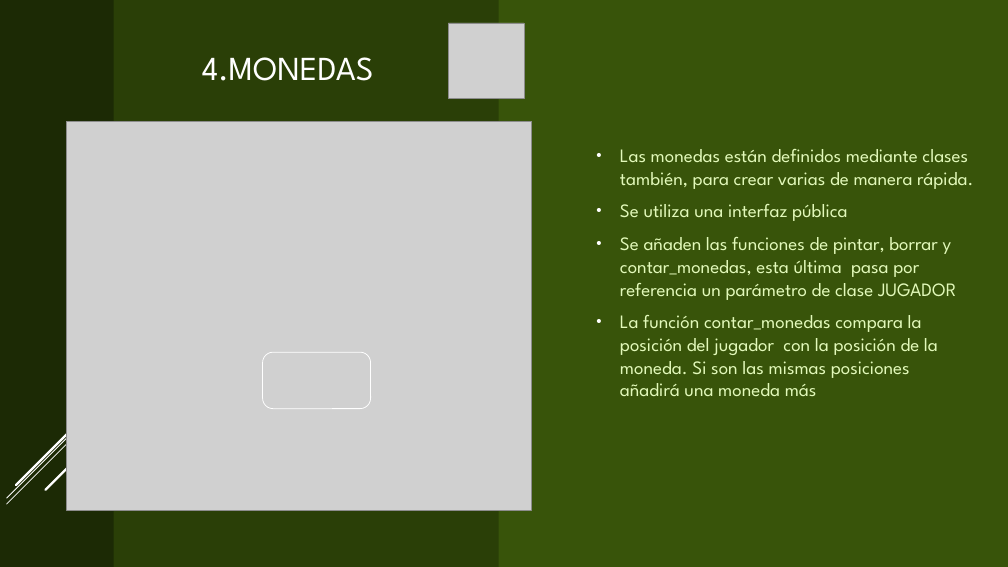
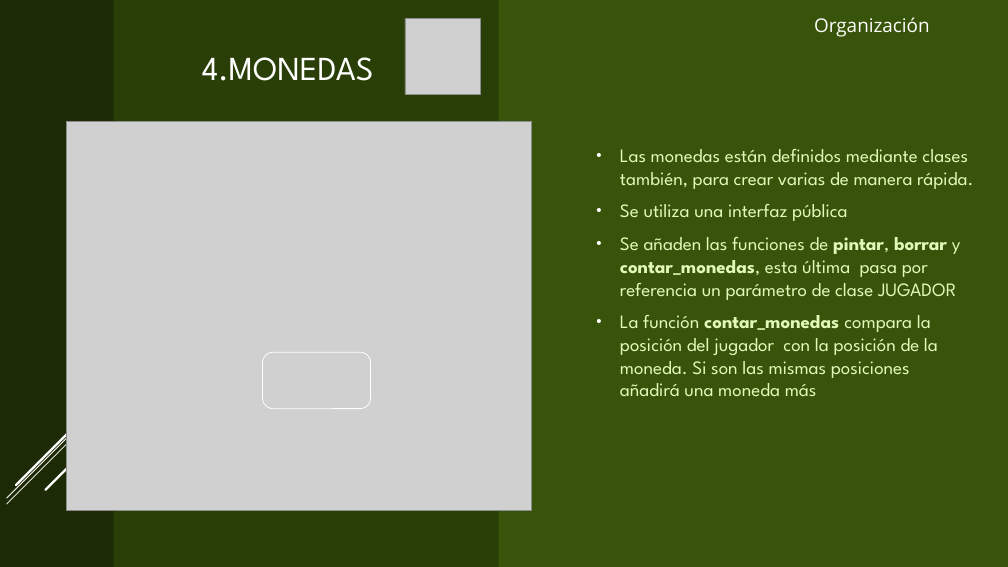
Before and after one commit to aigora/twA109_1920-camara-termica, a slide deck: slide 6 of CROSS the road.pptx. Drawn at 1008x567 pixels with LibreOffice and Linux fonts; fonts in the diff are those of the drawing; grey boxes stand for pictures. Boxes give left, top, right and bottom in pixels: in the first picture for what was removed or moved away, otherwise in the second. Text is boxed around its words. In the diff, an @@ line names an element or a change of style, - is before the commit and + after.

```diff
--- a/CROSS the road.pptx
+++ b/CROSS the road.pptx
@@ picture: place and size @@
-picture at (448, 23, 524, 98)
+picture at (405, 19, 481, 95)
@@ text added at (814, 17, 930, 37), 18 pt, text #FFFFFF @@
+Organización
@@ text at (620, 237, 961, 396): bold on in "pintar, borrar contar_monedas,", "contar_monedas" @@
```
Also in this commit, not shown: 3 other slides changed, 1 slide added, 1 slide removed.
